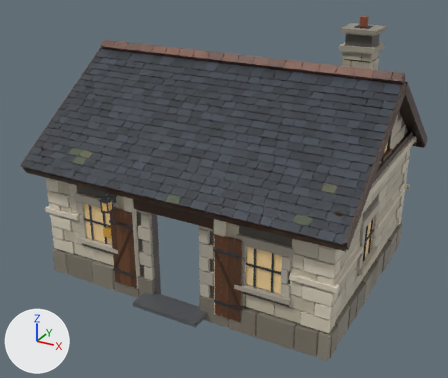
Two versions of the glTF model assets/models/bank.glb, one commit apart.
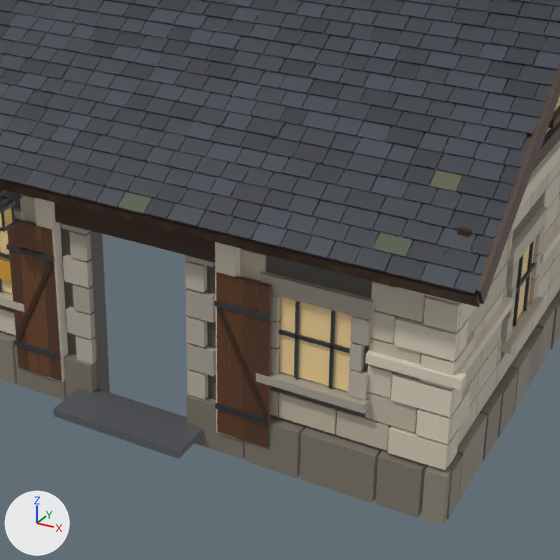
Each version is shown whole from a camera (50 mm lens) standing at (8.46, -16.12, 10.23) and looking at (0.02, -0.78, 2.56), then close up on the part from 24% to 86% of the width and 26% to 100% of the height. Arrows for +X, +Y and +Z are at lower left; the lights stay in place. The first two pictures are the older version. Vertices at exactly the same position are counted once.

Objects in the first close-up: 'bank_glass', 'bank_shell' and 1 more.
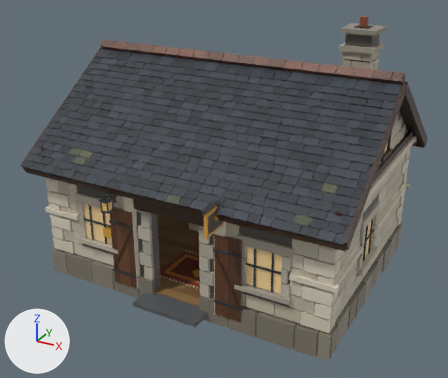
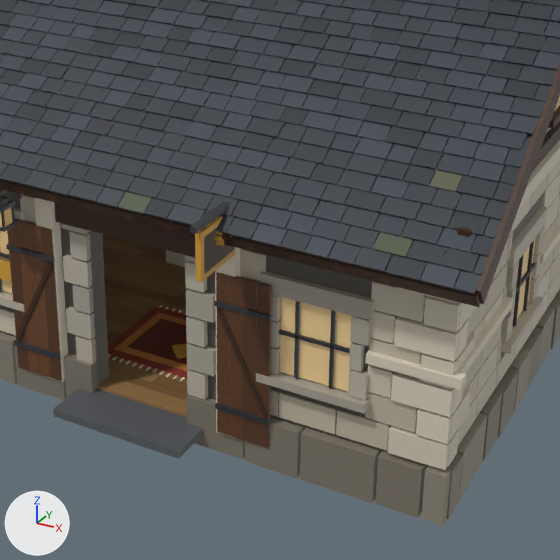
Pixel boxes (x1, y1, x2, y2) of what changed, in the close-ups (560 x 560 px):
'bank_interior', added (brown): after (98, 234, 188, 417)
part 1 of me_bank_shell, added: after (190, 201, 235, 282)
part 2 of me_bank_shell, recoloured: (88, 201, 296, 420) in both

Edits to the bpy script that builds the scene:
```text
Add mat_defaultmaterial_004:
    mat_defaultmaterial_004 = bpy.data.materials.new('DefaultMaterial.004')
    mat_defaultmaterial_004.use_nodes = True; mat_defaultmaterial_004.node_tree.nodes.clear()
    _N = mat_defaultmaterial_004.node_tree.nodes; _L = mat_defaultmaterial_004.node_tree.links
    n0 = _N.new('ShaderNodeOutputMaterial'); n0.name = 'Material Output'
    n1 = _N.new('ShaderNodeBsdfPrincipled'); n1.name = 'Principled BSDF'
    n2 = _N.new('ShaderNodeVertexColor'); n2.name = 'Color Attribute'
    _L.new(n1.outputs[0], n0.inputs[0])  # 'BSDF' to 'Surface'
    _L.new(n2.outputs[0], n1.inputs[0])  # 'Color' to 'Base Color'
Change me_bank_shell:
    used by ob_bank_shell; location = (0.0, 0.0, 0.0)
    remove me_bank_shell.from_pydata(...)  # 13373 vertices, 17290 faces; spans x -4.97..4.97, y -4.25..4.16, z -0.2..7.52
    add me_bank_shell.from_pydata(...)  # 13605 vertices, 17638 faces; spans x -4.97..4.97, y -4.62..4.16, z -0.2..7.52
    me_bank_shell part 1
    56 vertices are added at x 1.45..1.59, y -4.62..-3.4, z 2.98..3.77
    36 new vertices lie (0.06, 0.0, 0.0) away from vertices in x 1.45..1.59, y -4.15..-3.4, z 3.28..3.7
    12 new vertices lie (0.08, 0.0, 0.0) away from vertices in x 1.51, y -4.62..-3.47, z 2.98..3.77
    156 new faces join them
    me_bank_shell part 2: 17290 faces spanning x -4.97..4.97, y -4.25..4.16, z -0.2..7.52 switch from mat_defaultmaterial_002 to mat_defaultmaterial_004
    other edits to the shape of me_bank_shell do not show in these pictures
Add me_bank_interior:
    me_bank_interior.from_pydata(...)  # 3096 vertices, 4794 faces; spans x -4.22..4.2, y -3.5..3.35, z 0.11..2.86
    me_bank_interior.materials.append(mat_defaultmaterial_002)
Add ob_bank_interior:
    ob_bank_interior = bpy.data.objects.new('bank_interior', me_bank_interior)
    ob_bank_interior.location = (0.0, 0.0, 0.0)
```
